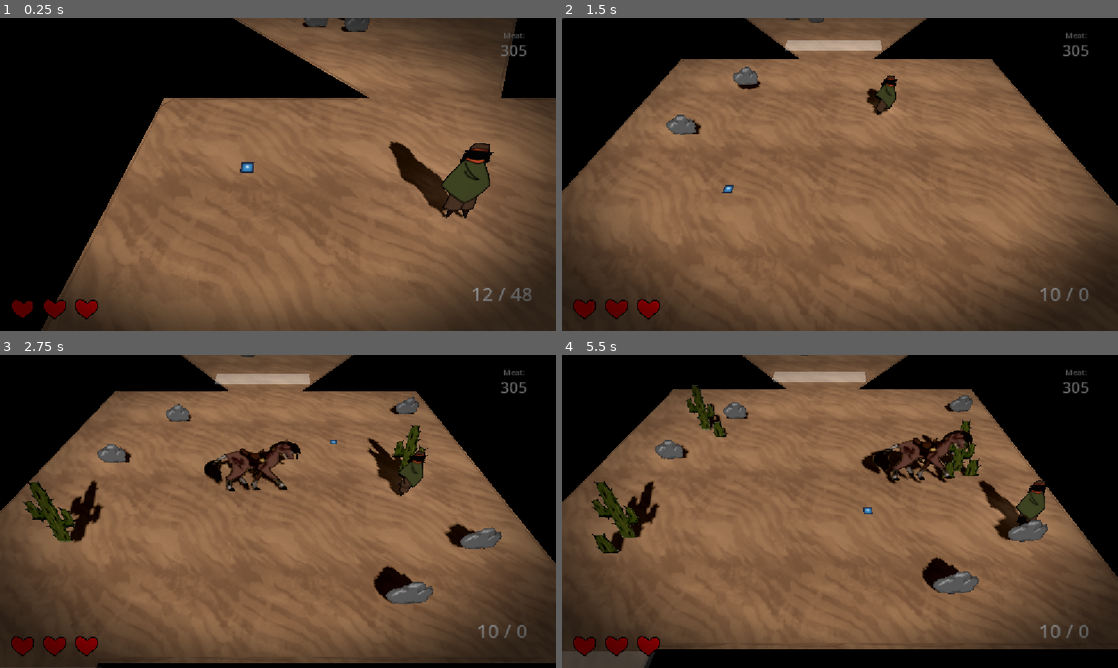
Above: before the commit, frames 1-4 (two rows, left to right).
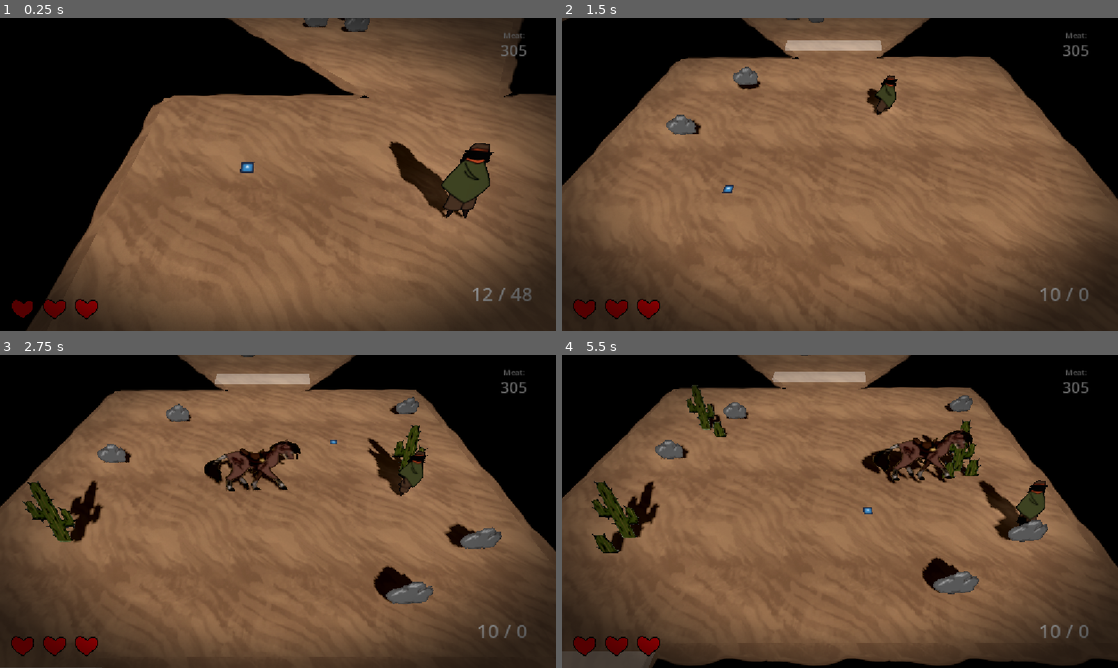
Above: after the commit, the same moments.

Repository: gmuGADIG/DEADSHOT
Game: Godot game, scene res://world/levels/desert_large/level_desert_large.tscn
Two runs of this game, one before a commit and one after it. Both use one fixed random seed, a clock stepped at 60 frames per second and the inputs below. This scene is started directly instead of the project's main scene. The engine's default icon, where the game draws it, is replaced by a stand-in: a white triangle on a blue panel in a dark square. Sound files missing from this copy of the repository are replaced by a short silence.
Inputs (mouse positions are in pixels of both pictures, inside the frame that each line leads up to):
- Up to frame 1 (0.25 s): no input
- Up to frame 2 (1.5 s): move the mouse to (962, 158) at 0.52 s; press the mouse at (962, 158) at 0.53 s; hold D (move_right) 0.53-1.28 s; move the mouse to (728, 190) at 1.27 s; release the mouse at (728, 190) at 1.28 s; hold S (move_down) from 1.28 s (still down); tap E (interact) at 1.35 s
- Up to frame 3 (2.75 s): move the mouse to (333, 442) at 2.02 s; release S (move_down) at 2.03 s; hold D (move_right) from 2.03 s (still down); hold Shift (quick_purchase) from 2.03 s (still down)
- Up to frame 4 (5.5 s): move the mouse to (812, 574) at 2.77 s; release D (move_right) at 2.78 s; release Shift (quick_purchase) at 2.78 s; hold W (move_up) 2.78-3.53 s; tap Space (roll) at 2.85 s; move the mouse to (1006, 558) at 3.52 s; hold Right mouse button (whip) 3.53-4.28 s; hold A (move_left) 3.53-5.03 s; move the mouse to (673, 464) at 4.27 s; click (673, 464) at 4.35 s; move the mouse to (867, 511) at 5.02 s; hold S (move_down) from 5.03 s (still down); hold E (interact) from 5.03 s (still down)

The runs differ from the first frame. In frame 1, 2.4% of the frame differs, in the area x 4-100%, y 0-100%; in frame 2, 1.3%; in frame 3, 2.6%; in frame 4, 4.9%, in the area x 0-100%, y 0-100%.

Commit message:
Made sand floor edge look better

Diff:
--- a/world/floor/floor_gen.gd
+++ b/world/floor/floor_gen.gd
@@ -30,6 +30,8 @@
 		fill_mat.albedo_texture = null
 		fill_mat.normal_texture = null
 	else:
+		edge_mat.uv1_scale.y = material.edge_scale
+		edge_mat.uv1_offset.y = material.edge_offset
 		edge_mat.albedo_texture = material.edge
 		edge_mat.normal_texture = material.edge_normal
 		fill_mat.albedo_texture = material.fill
--- a/world/floor/floor_material.gd
+++ b/world/floor/floor_material.gd
@@ -5,3 +5,5 @@
 @export var fill_normal: Texture2D
 @export var edge: Texture2D
 @export var edge_normal: Texture2D
+@export var edge_offset: float
+@export var edge_scale: float
--- a/world/floor/rock/rock.tres
+++ b/world/floor/rock/rock.tres
@@ -10,4 +10,6 @@
 fill = ExtResource("2_obr2w")
 fill_normal = ExtResource("3_obr2w")
 edge = ExtResource("1_ti2x0")
+edge_offset = 1.495
+edge_scale = 2.0
 metadata/_custom_type_script = "uid://cxrc4v6ga561p"
--- a/world/floor/sand/sand.tres
+++ b/world/floor/sand/sand.tres
@@ -8,4 +8,6 @@
 script = ExtResource("1_h34tw")
 fill = ExtResource("2_y16hq")
 edge = ExtResource("1_048gk")
+edge_offset = 1.75
+edge_scale = 1.25
 metadata/_custom_type_script = "uid://cxrc4v6ga561p"
